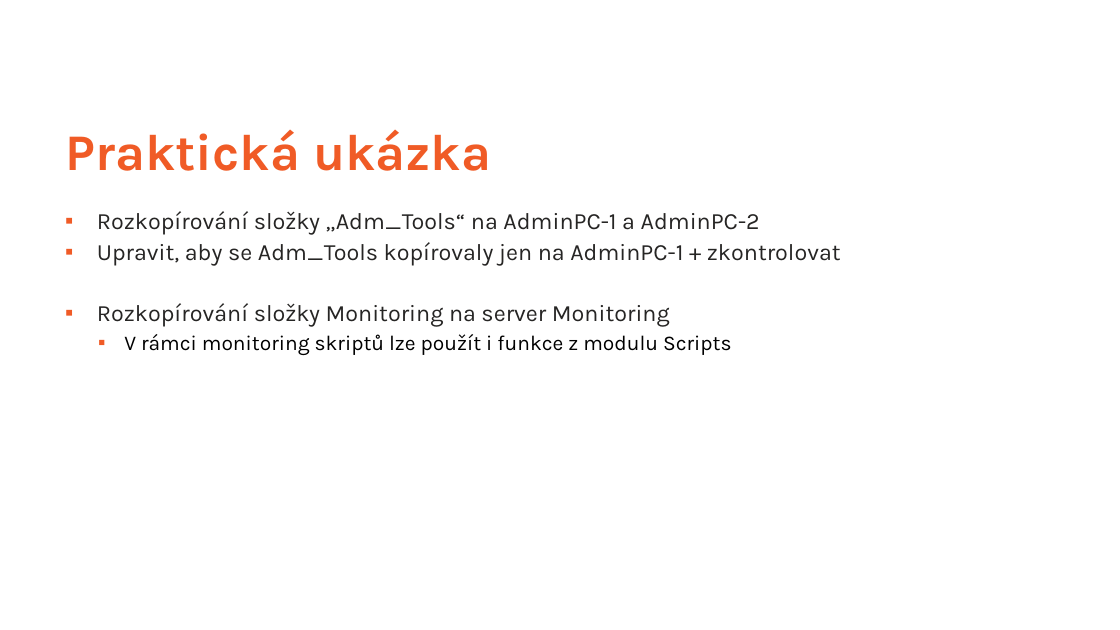
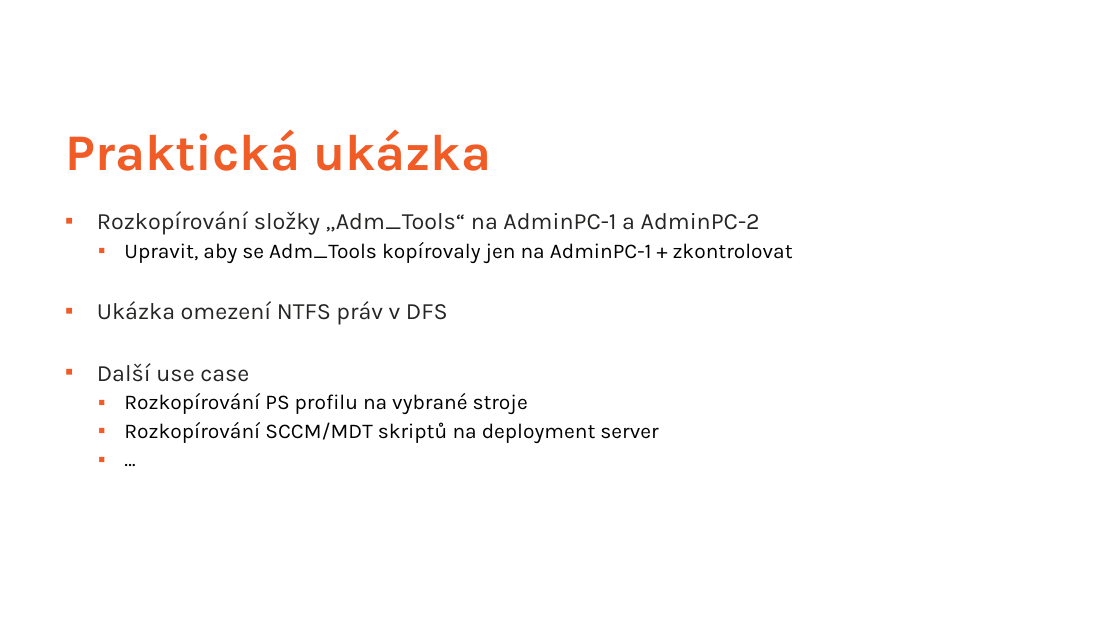
Before and after one commit to ztrhgf/Powershell_CICD_repository, a slide deck: slide 20 of WUG slajdy.pptx (slide 18 before the commit). Drawn at 1120x630 pixels with LibreOffice and Linux fonts; fonts in the diff are those of the drawing; background and template pictures are left out. Boxes give left, top, right and bottom in pixels: in the first picture for what was removed or moved away, otherwise in the second. Text is boxed around its words. In the diff, an @@ line names an element or a change of style, - is before the commit and + after.

```diff
--- a/WUG slajdy.pptx
+++ b/WUG slajdy.pptx
@@ text at [124,242,793,263]: size 20 to 18 pt, text colour #262524 to #000000 in "Upravit, aby se Adm_Tools kopírovaly jen na ..."; list level 1 to 2 in "Upravit, aby se Adm_Tools kopírovaly ..."; line spacing 1.1 to 0.9 @@
@@ text at [97,301,658,443]: text changed @@
-▪ Rozkopírování složky Monitoring na server Monitoring
-  ▪ V rámci monitoring skriptů lze použít i funkce z modulu Scripts
+▪ Ukázka omezení NTFS práv v DFS
+▪ Další use case
+  ▪ Rozkopírování PS profilu na vybrané stroje
+  ▪ Rozkopírování SCCM/MDT skriptů na deployment server
+  ▪ …
```
Also in this commit, not shown: 30 other slides changed, 4 slides added, 1 slide removed.
